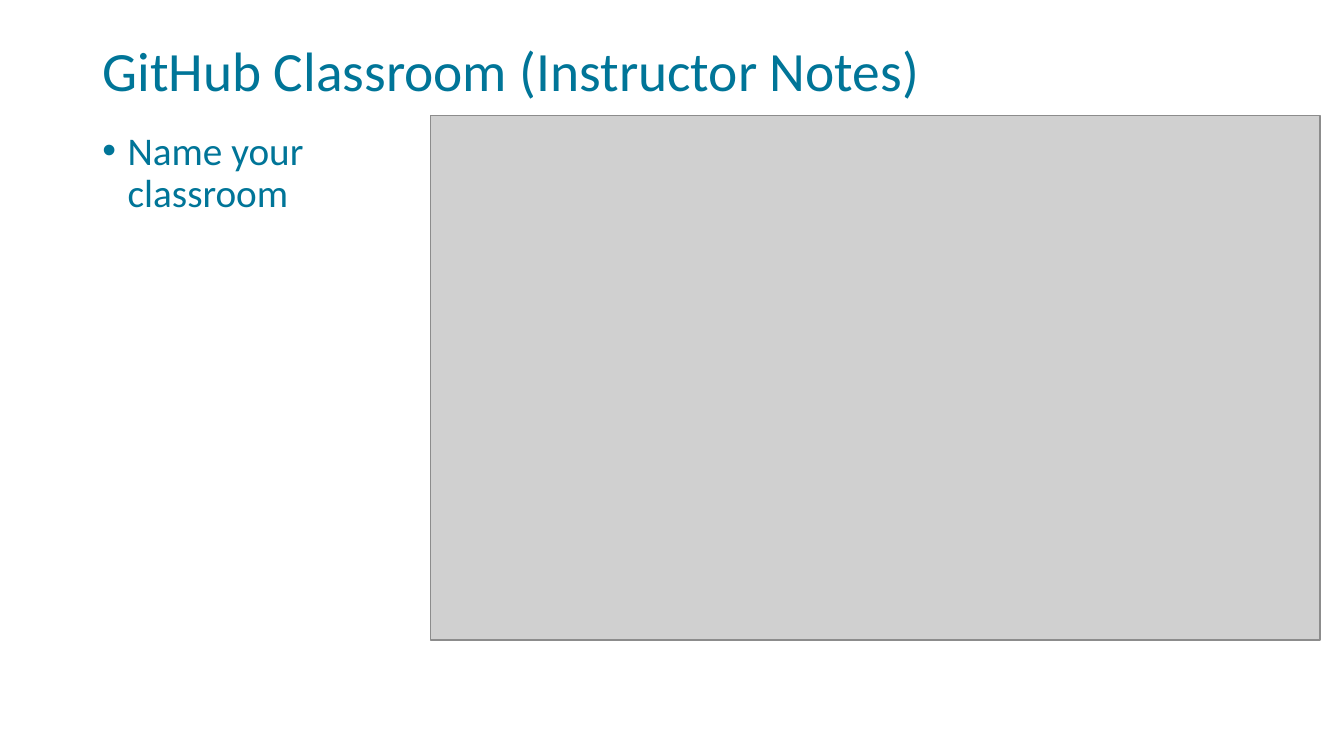
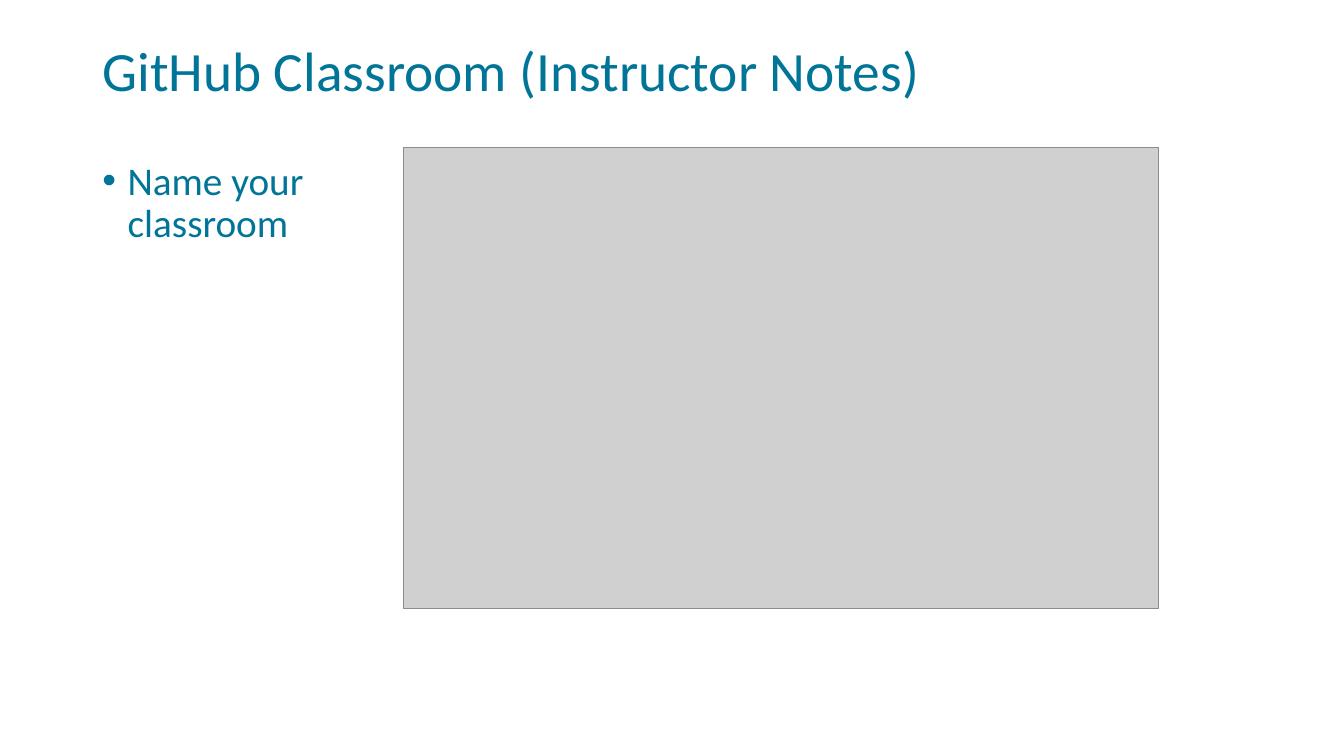
Before and after one commit to FSCJ-FacultyDev/HITEC2023, a slide deck: slide 8 of GitHubClassroom-Instructor.pptx. Drawn at 1344x756 pixels with LibreOffice and Linux fonts; fonts in the diff are those of the drawing; grey boxes stand for pictures; background and template pictures are left out. Boxes give left, top, right and bottom in pixels: in the first picture for what was removed or moved away, otherwise in the second. Text is boxed around its words. In the diff, an @@ line names an element or a change of style, - is before the commit and + after.

Commit message:
Correct slide presentation
previous upload did not contain most up to date version of instructor slides

```diff
--- a/GitHubClassroom-Instructor.pptx
+++ b/GitHubClassroom-Instructor.pptx
@@ picture: place and size @@
-picture at box(431, 116, 1321, 640)
+picture at box(403, 147, 1158, 609)
@@ text "Name your classroom": place and size @@
-text "Name your classroom" at box(128, 140, 303, 208)
+text "Name your classroom" at box(128, 170, 303, 238)
```
Also in this commit, not shown: 1 other slide changed, 16 slides added.
